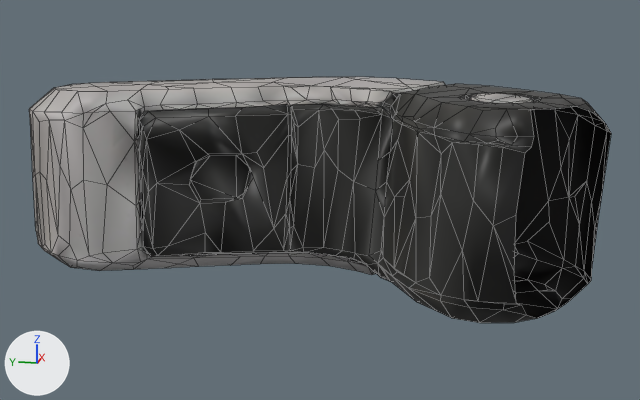
A saved change to the Blender file ArtSource/RobotArm/Retopology/Robot arm_Hand-tripo_part_7.blend.
The view is the same before and after, from a 50 mm lens placed at (-0.329, 0.021, 0.083), pointed at (0.033, 0.094, -0.007). Arrows for +X, +Y and +Z are at lower left; the lights stay in place. The picture after the commit comes second. Mesh edges are drawn as thin lines.

Script lines for the objects in view, before the commit:
```python
me_tripo_part_7_001 = bpy.data.meshes.new('tripo_part_7.001')
me_tripo_part_7_001.from_pydata(...)  # 615 vertices, 862 faces; spans x -0.021..0.089, y -0.021..0.214, z -0.041..0.041
me_tripo_part_7_001.materials.append(mat_tripo_part_7_retopology)
ob_tripo_part_7 = bpy.data.objects.new('tripo_part_7', me_tripo_part_7_001)
ob_tripo_part_7.location = (0.0, 0.0, 0.0)
```
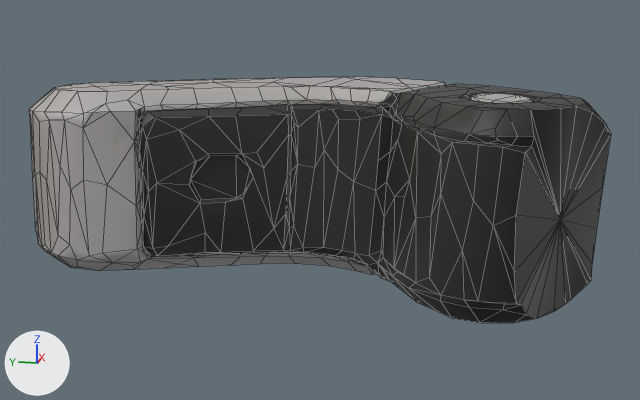
What differs and where, as boxes [x1, y1, x2, y2] in the pictures (640 x 400 px):
part 1 of me_tripo_part_7_001, added
    after: [514, 106, 611, 318]
part 2 of me_tripo_part_7_001, reshaped
    both: [352, 101, 380, 108]

The change, as a list of edits to the scene's bpy script:
```text
Change me_tripo_part_7_001:
    used by ob_tripo_part_7; location = (0.0, 0.0, 0.0)
    remove me_tripo_part_7_001.from_pydata(...)  # 615 vertices, 862 faces; spans x -0.021..0.089, y -0.021..0.214, z -0.041..0.041
    add me_tripo_part_7_001.from_pydata(...)  # 602 vertices, 873 faces; spans x -0.021..0.089, y -0.021..0.214, z -0.041..0.041
    me_tripo_part_7_001 part 1
    1 vertex is added at (0.0, -0.004, -0.002)
    23 new faces join them
    me_tripo_part_7_001 part 2
    7 vertices are removed from x 0.03, y 0.074, z 0.035
    11 faces are deleted
    5 new faces join them
    me_tripo_part_7_001 part 3: the surface is now shaded flat
    other edits to the shape of me_tripo_part_7_001 do not show in these pictures
```
